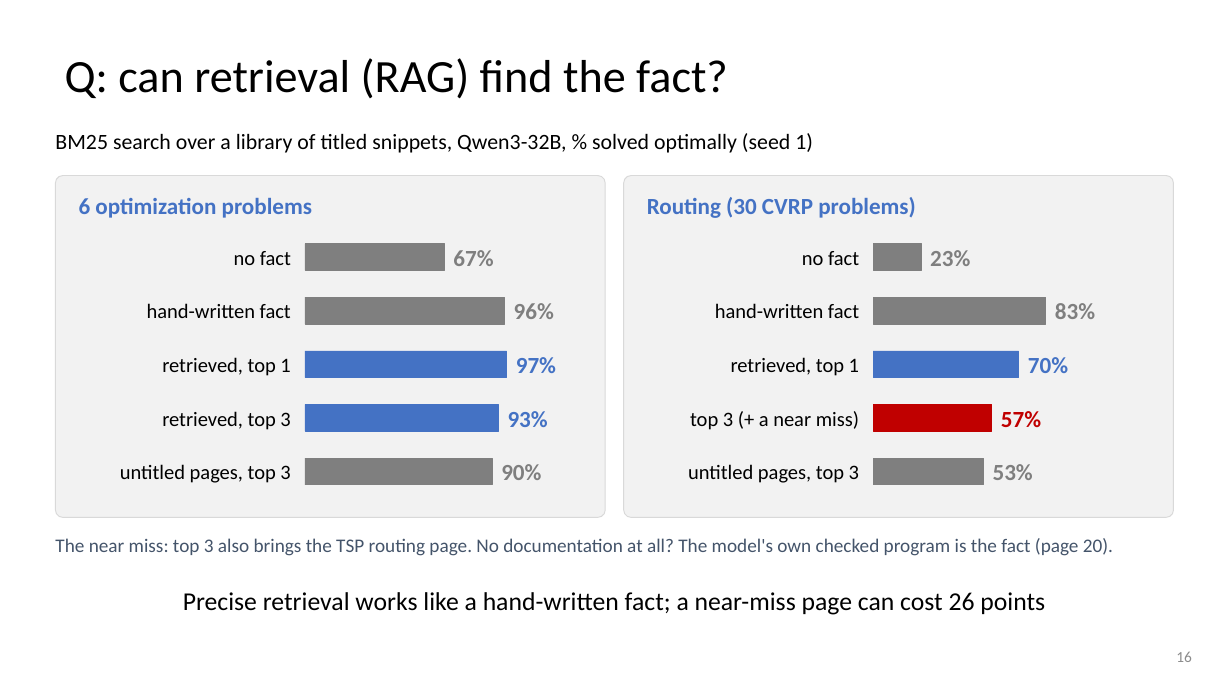
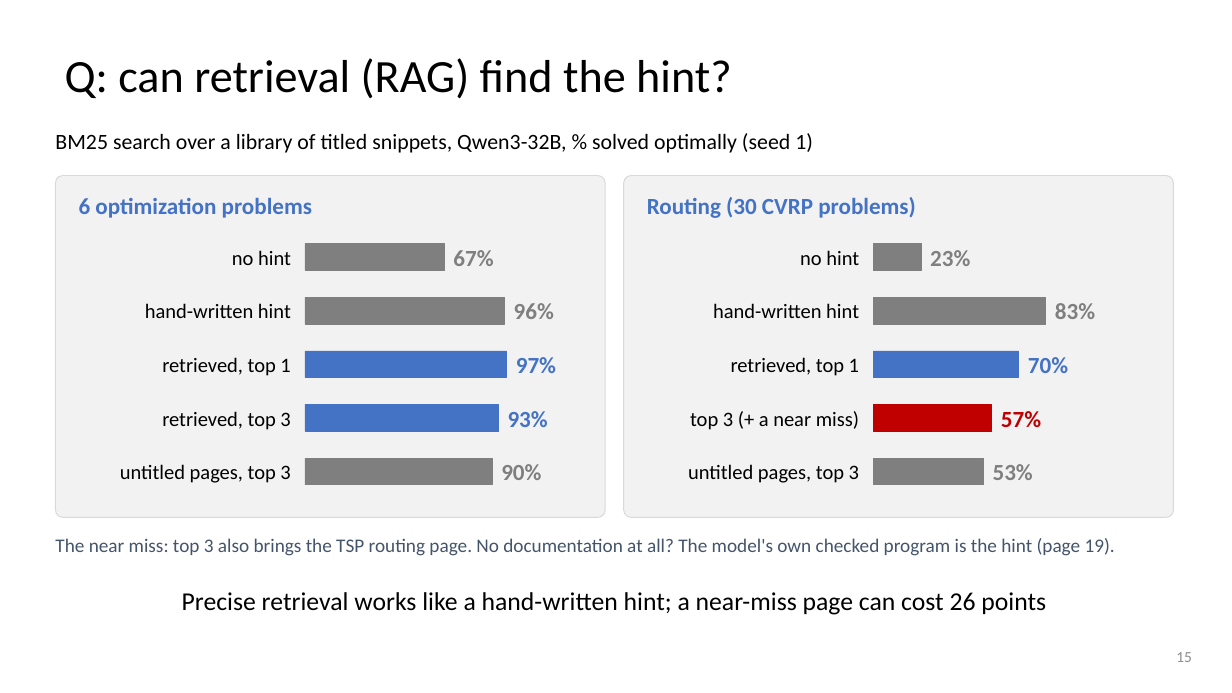
Before and after one commit to dlwns147/CSED490E_Project_Team5, a slide deck: slide 15 of Proposal_Team5.pptx (slide 16 before the commit). Drawn at 1232x693 pixels with LibreOffice and Linux fonts; fonts in the diff are those of the drawing. Boxes give left, top, right and bottom in pixels: in the first picture for what was removed or moved away, otherwise in the second. Text is boxed around its words. In the diff, an @@ line names an element or a change of style, - is before the commit and + after.

```diff
--- a/Proposal_Team5.pptx
+++ b/Proposal_Team5.pptx
@@ title at [65, 58, 732, 99]: text changed @@
-Q: can retrieval (RAG) find the fact?
+Q: can retrieval (RAG) find the hint?
@@ text at [232, 250, 291, 265]: text changed @@
-no fact
+no hint
@@ text at [800, 250, 859, 265]: text changed @@
-no fact
+no hint
@@ text at [145, 303, 291, 318]: text changed @@
-hand-written fact
+hand-written hint
@@ text at [713, 303, 859, 318]: text changed @@
-hand-written fact
+hand-written hint
@@ text at [55, 538, 1115, 556]: text changed @@
-The near miss: top 3 also brings the TSP routing page. No documentation at all? The model's own checked program is the fact (page 20).
+The near miss: top 3 also brings the TSP routing page. No documentation at all? The model's own checked program is the hint (page 19).
@@ text at [182, 592, 1046, 615]: text changed @@
-Precise retrieval works like a hand-written fact; a near-miss page can cost 26 points
+Precise retrieval works like a hand-written hint; a near-miss page can cost 26 points
@@ page number at [1176, 652, 1192, 662]: text changed @@
-16
+15
```
Also in this commit, not shown: 22 other slides changed, 2 slides removed, 4 other files.
